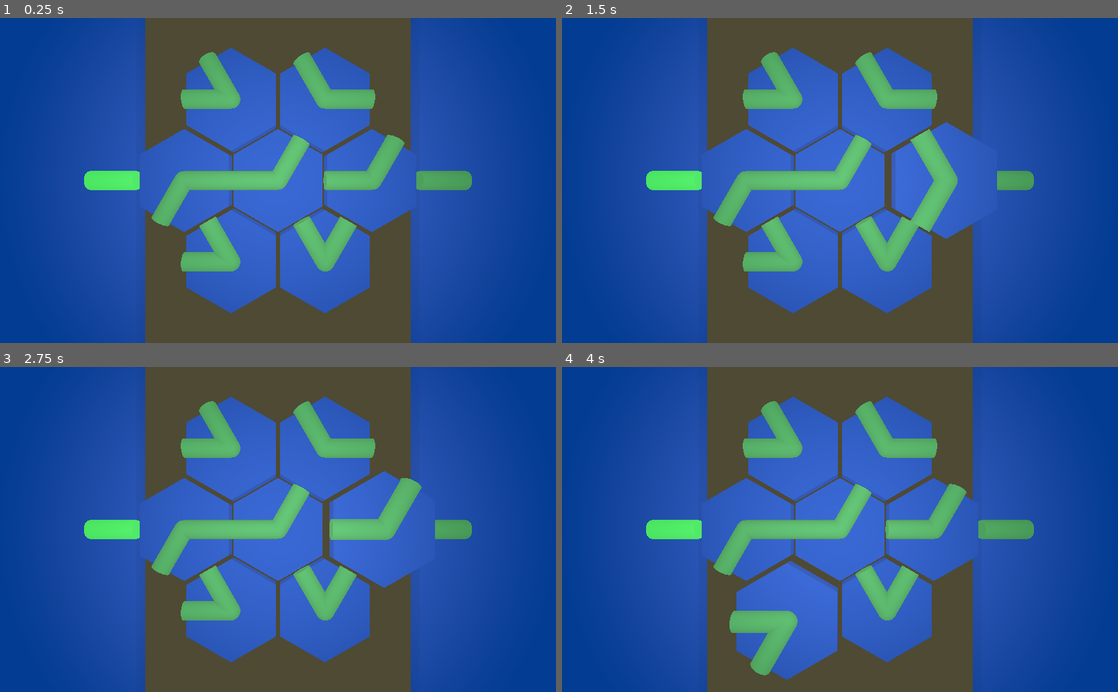
Above: before the commit, frames 1-4 (two rows, left to right).
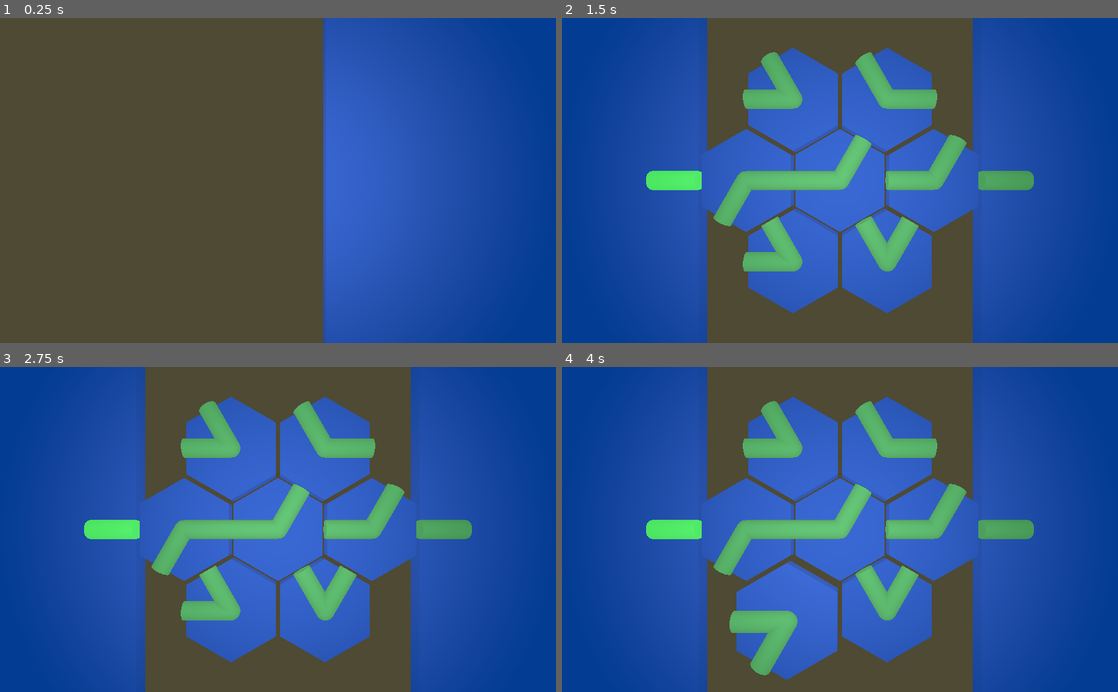
Above: after the commit, the same moments.

Repository: lunkkun/hexabeam
Game: Godot game, scene res://scenes/TestChamber.tscn
Two runs of this game, one before a commit and one after it. Both use one fixed random seed, a clock stepped at 60 frames per second and the inputs below.
Inputs (mouse positions are in pixels of both pictures, inside the frame that each line leads up to):
- Up to frame 1 (0.25 s): no input
- Up to frame 2 (1.5 s): move the mouse to (962, 164) at 0.52 s; hold D (rotate_right) 0.53-1.28 s; click (962, 164) at 0.67 s; move the mouse to (728, 196) at 1.27 s; hold A (rotate_left) from 1.28 s (still down)
- Up to frame 3 (2.75 s): tap Enter at 2 s; move the mouse to (333, 458) at 2.02 s; release A (rotate_left) at 2.03 s; hold D (rotate_right) from 2.03 s (still down)
- Up to frame 4 (4 s): tap Space at 2.75 s; move the mouse to (812, 594) at 2.77 s; click (812, 594) at 2.92 s; tap Enter at 3.5 s; move the mouse to (1006, 578) at 3.52 s; release D (rotate_right) at 3.53 s; hold A (rotate_left) from 3.53 s (still down)

The runs differ from the first frame. In frame 1, 56% of the frame differs, in the area x 0-85%, y 0-100%; in frame 2, 2.5%; in frame 3, 1.5%; in frame 4, nothing differs.

Commit message:
added level transition

Diff:
--- a/scenes/Level.gd
+++ b/scenes/Level.gd
@@ -3,13 +3,67 @@
 
 signal completed
 
+const TRANSITION_Z = 10
+const TRANSITION_DEG_Z = 180
+
+var tile_transition_time: float
+var tiles_transitioned = 0
 
 onready var _tiles = $Tiles.get_children()
+onready var _tile_count = _tiles.size()
 
 
 func _ready():
 	for tile in _tiles:
 		tile.connect("selected", self, "_on_Tile_selected", [tile])
+
+
+func transition_in(transition_time, transition_x):
+	for tile in _tiles:
+		tile.selected = false
+		tile.input_ray_pickable = false
+		tile.translation.z -= TRANSITION_Z
+		tile.rotation_degrees.z -= TRANSITION_DEG_Z
+
+	var tile_time_offset = transition_time / 2 / _tile_count
+	tile_transition_time = transition_time - (tile_time_offset * (_tile_count - 1))
+	print("transition_time: " + str(transition_time))
+
+	tiles_transitioned = 0
+	transition_tile()
+
+	$TransitionTimer.wait_time = tile_time_offset
+	$TransitionTimer.start()
+
+	var to_x = translation.x + transition_x
+	$TransitionTween.interpolate_property(self, "translation:x", null, to_x, transition_time)
+	$TransitionTween.start()
+
+
+func transition_out(transition_time, transition_x):
+	var to_x = translation.x + transition_x
+	$TransitionTween.interpolate_property(self, "translation:x", null, to_x, transition_time)
+	$TransitionTween.start()
+
+
+func transition_tile():
+	if tiles_transitioned < _tile_count:
+		print("transitioning tile " + str(tiles_transitioned))
+		var tile = _tiles[tiles_transitioned]
+		tile.transition_in(tile_transition_time, TRANSITION_Z, TRANSITION_DEG_Z)
+		tiles_transitioned += 1
+
+
+func _on_TransitionTimer_timeout():
+	transition_tile()
+
+	if tiles_transitioned >= _tile_count:
+		$TransitionTimer.stop()
+
+
+func _on_TransitionTween_tween_all_completed():
+	for tile in _tiles:
+		tile.input_ray_pickable = true
 
 
 func _on_Tile_selected(selected_tile):
--- a/scenes/Level.tscn
+++ b/scenes/Level.tscn
@@ -14,6 +14,10 @@
 transform = Transform( -1, 3.25841e-07, 0, -3.25841e-07, -1, 0, 0, 0, 1, 3.5, 0, 0 )
 is_source = false
 
+[node name="TransitionTimer" type="Timer" parent="."]
+
+[node name="TransitionTween" type="Tween" parent="."]
+
 [node name="Tiles" type="Spatial" parent="."]
 
 [node name="Tile" parent="Tiles" instance=ExtResource( 2 )]
@@ -23,6 +27,9 @@
 
 [node name="Tile2" parent="Tiles" instance=ExtResource( 2 )]
 transform = Transform( 1, 0, 0, 0, 1, 0, 0, 0, 1, -0.5, 0.866, 0 )
+
+[node name="Tile6" parent="Tiles" instance=ExtResource( 2 )]
+transform = Transform( 1, 0, 0, 0, 1, 0, 0, 0, 1, -0.5, -0.866, 0 )
 
 [node name="Tile3" parent="Tiles" instance=ExtResource( 2 )]
 layout = 2
@@ -36,10 +43,9 @@
 transform = Transform( 1, 0, 0, 0, 1, 0, 0, 0, 1, 1, 0, 0 )
 layout = 2
 
-[node name="Tile6" parent="Tiles" instance=ExtResource( 2 )]
-transform = Transform( 1, 0, 0, 0, 1, 0, 0, 0, 1, -0.5, -0.866, 0 )
-
 [node name="Tile7" parent="Tiles" instance=ExtResource( 2 )]
 transform = Transform( 0.5, 0.866025, 0, -0.866025, 0.5, 0, 0, 0, 1, 0.5, -0.866, 0 )
 orientation = 1
 [connection signal="connected" from="SidePaneRight" to="." method="_on_SidePaneRight_connected"]
+[connection signal="timeout" from="TransitionTimer" to="." method="_on_TransitionTimer_timeout"]
+[connection signal="tween_all_completed" from="TransitionTween" to="." method="_on_TransitionTween_tween_all_completed"]
--- a/scenes/TestChamber.tscn
+++ b/scenes/TestChamber.tscn
@@ -1,8 +1,21 @@
-[gd_scene load_steps=2 format=2]
+[gd_scene load_steps=3 format=2]
 
 [ext_resource path="res://scenes/Level.tscn" type="PackedScene" id=1]
 
+[sub_resource type="GDScript" id=1]
+script/source = "extends Spatial
+
+
+func _ready():
+	$Level.transition_in(1.0, -8)
+
+
+func _on_Level_completed():
+	$Level.transition_out(1.0, -8)
+"
+
 [node name="TestChamber" type="Spatial"]
+script = SubResource( 1 )
 
 [node name="Camera" type="Camera" parent="."]
 transform = Transform( 1, 0, 0, 0, 1, 0, 0, 0, 1, 0, 0, 3 )
@@ -13,3 +26,5 @@
 light_energy = 2.0
 
 [node name="Level" parent="." instance=ExtResource( 1 )]
+transform = Transform( 1, 0, 0, 0, 1, 0, 0, 0, 1, 8, 0, 0 )
+[connection signal="completed" from="Level" to="." method="_on_Level_completed"]
--- a/scenes/Tile.gd
+++ b/scenes/Tile.gd
@@ -117,6 +117,15 @@
 	input_buffering = false
 
 
+func transition_in(transition_time, transition_z, transition_deg_z):
+	var z_to = translation.z + transition_z
+	var deg_z_to = rotation_degrees.z + transition_deg_z
+
+	$Tween.interpolate_property(self, "translation:z", null, z_to, transition_time)
+	$Tween.interpolate_property(self, "rotation_degrees:z", null, deg_z_to, transition_time)
+	$Tween.start()
+
+
 func _on_Tube_connected(_tube):
 	set_active(true)
 
